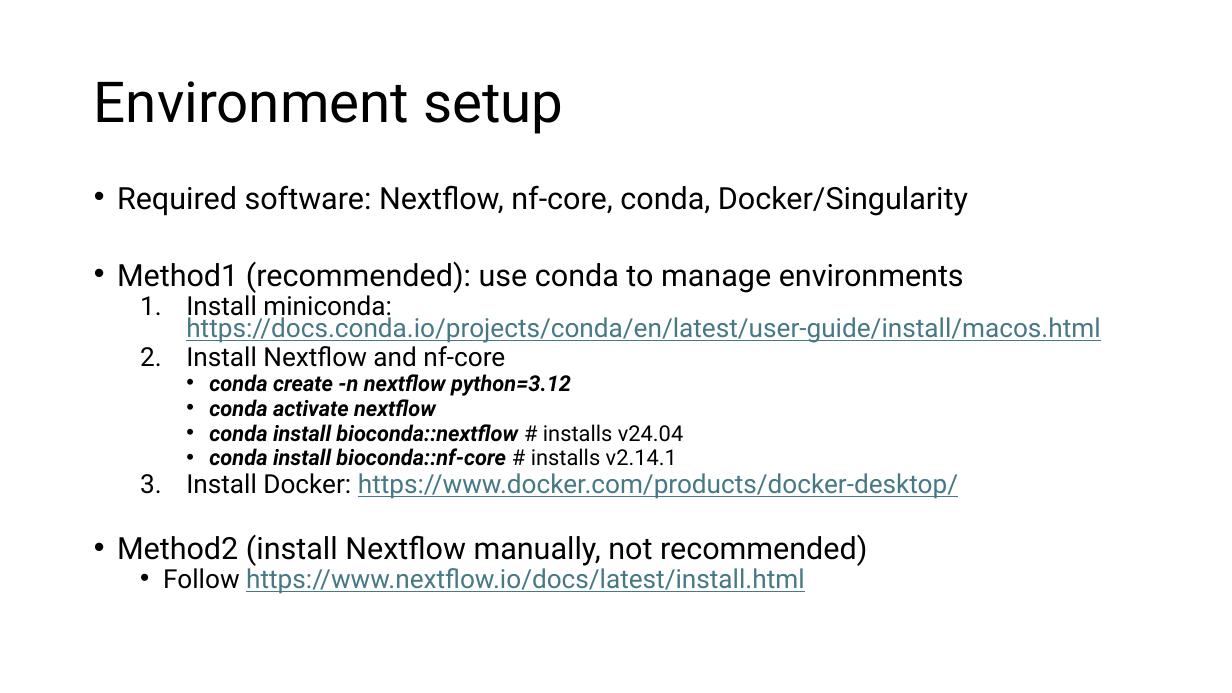
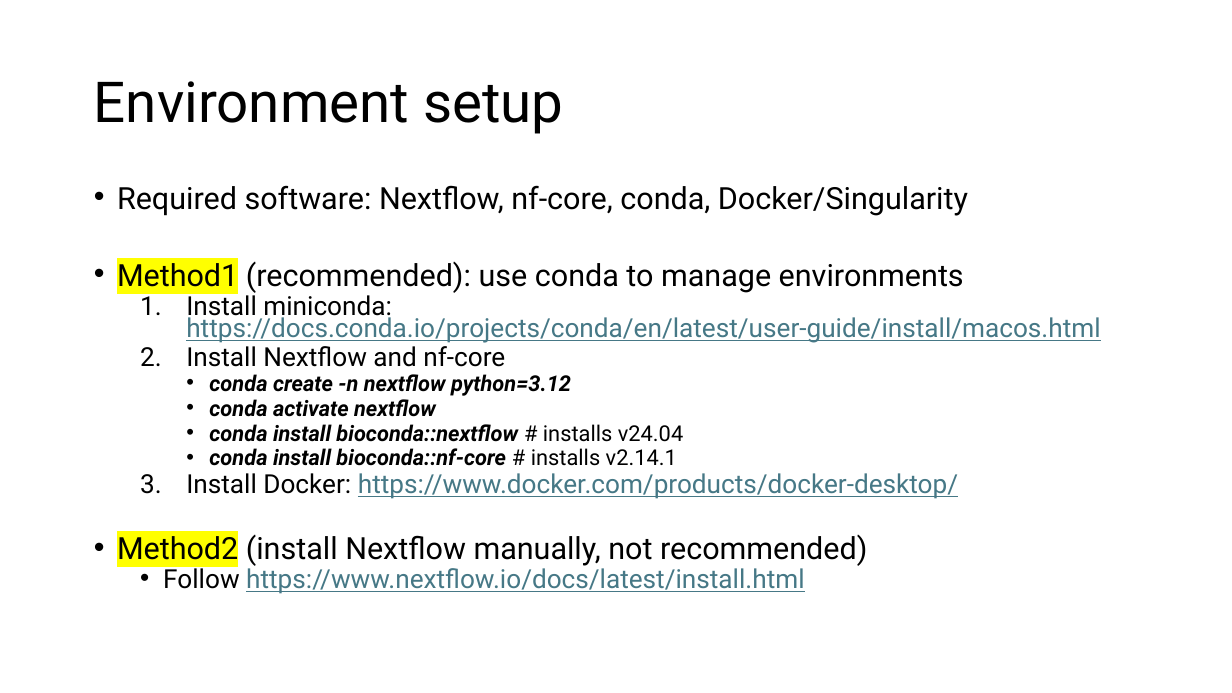
Before and after one commit to hukai916/nextflow_learn, a slide deck: slide 7 of nfcore_template.pptx. Drawn at 1232x693 pixels with LibreOffice and Linux fonts; fonts in the diff are those of the drawing. Boxes give left, top, right and bottom in pixels: in the first picture for what was removed or moved away, otherwise in the second. Text is boxed around its words. In the diff, an @@ line names an element or a change of style, - is before the commit and + after.

```diff
--- a/nfcore_template.pptx
+++ b/nfcore_template.pptx
@@ text at <box>117,261,964,566</box>: highlight none to #FFFF00 in "Method1", "Method2" @@
```
Also in this commit, not shown: 5 other slides changed, 7 slides added, 4 other files.
